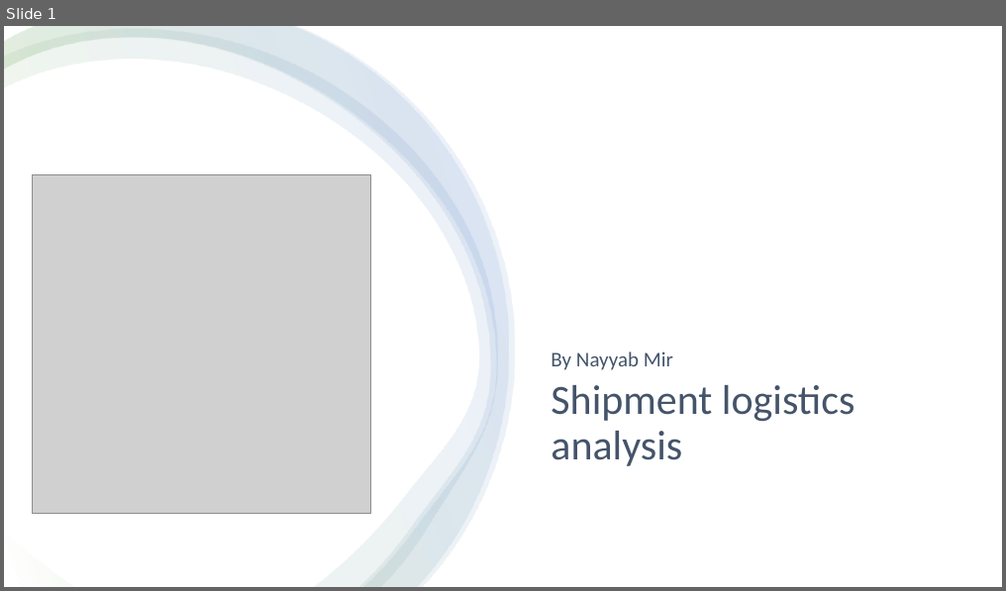
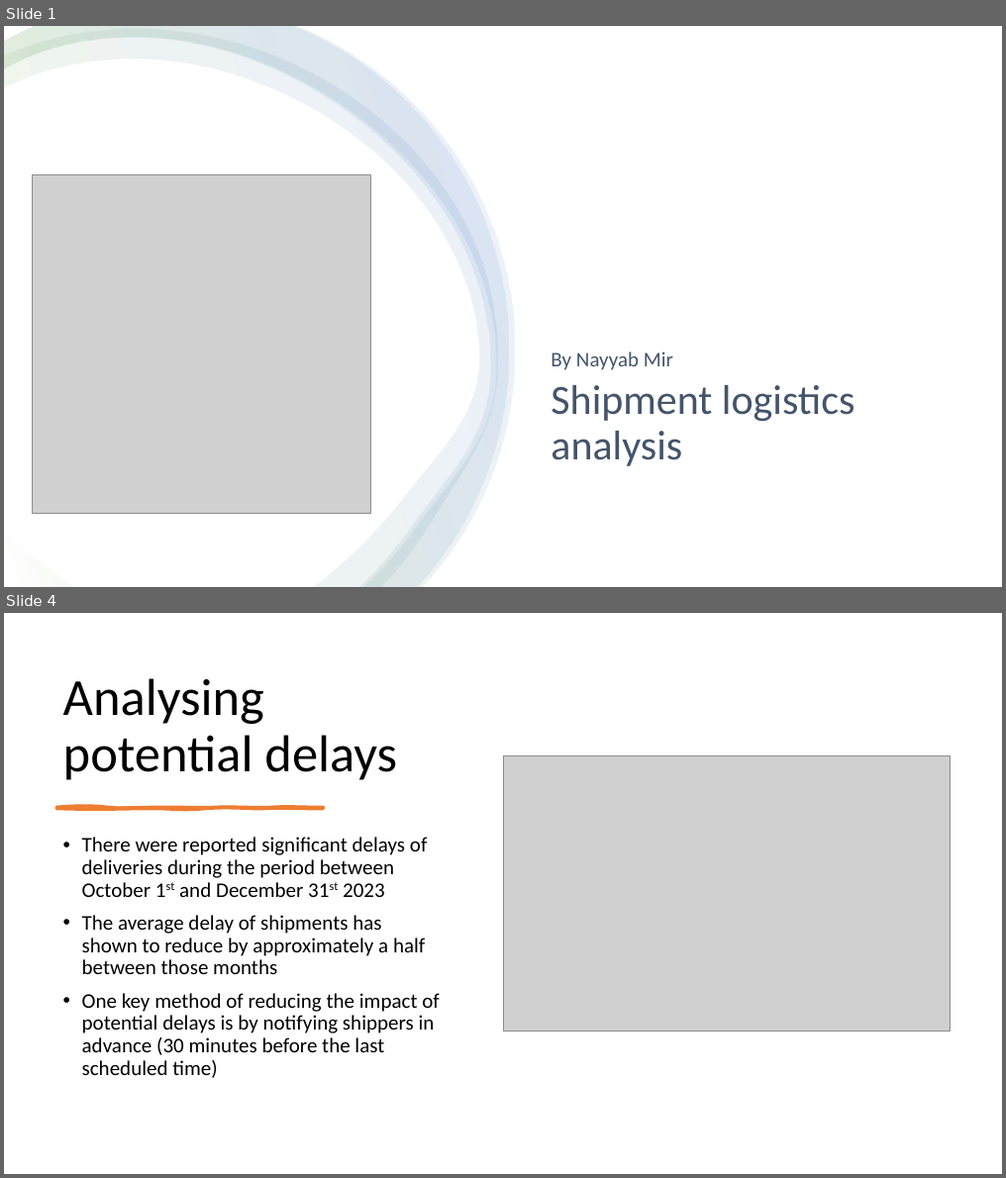
Before and after one commit to Nayyab123/Nayyab, a slide deck: Shipment logistics analysis.pptx. Shown one above the other, each under a label of ours: slide 1 before the commit, slides 1 and 4 after it; the slides between them are not shown. The pictures are 1006x591 and 1006x1178 pixels, drawn with LibreOffice and Linux fonts; fonts in the diff are those of the drawing; grey boxes stand for pictures. Boxes give left, top, right and bottom in pixels: in the first picture for what was removed or moved away, otherwise in the second. Text is boxed around its words. In the diff, an @@ line names an element or a change of style, - is before the commit and + after.

```diff
--- a/Shipment logistics analysis.pptx
+++ b/Shipment logistics analysis.pptx
@@ slide 4 added at [4, 613, 1002, 1174], background #FFFFFF @@
@@ title added at [63, 678, 397, 780], 50 pt, text #000000 @@
+Analysing potential delays
@@ picture added at [503, 756, 950, 1032] @@
@@ freeform shape added at [56, 808, 323, 809], fill #ED7D31, outline #ED7D31 3 pt @@
@@ text added at [82, 837, 440, 1078], 20 pt, text #000000 @@
+• There were reported significant delays of deliveries during the period between October 1st and December 31st 2023
+• The average delay of shipments has shown to reduce by approximately a half between those months
+• One key method of reducing the impact of potential delays is by notifying shippers in advance (30 minutes before the last scheduled time)
```
Also in this commit, not shown: 4 other slides added.
